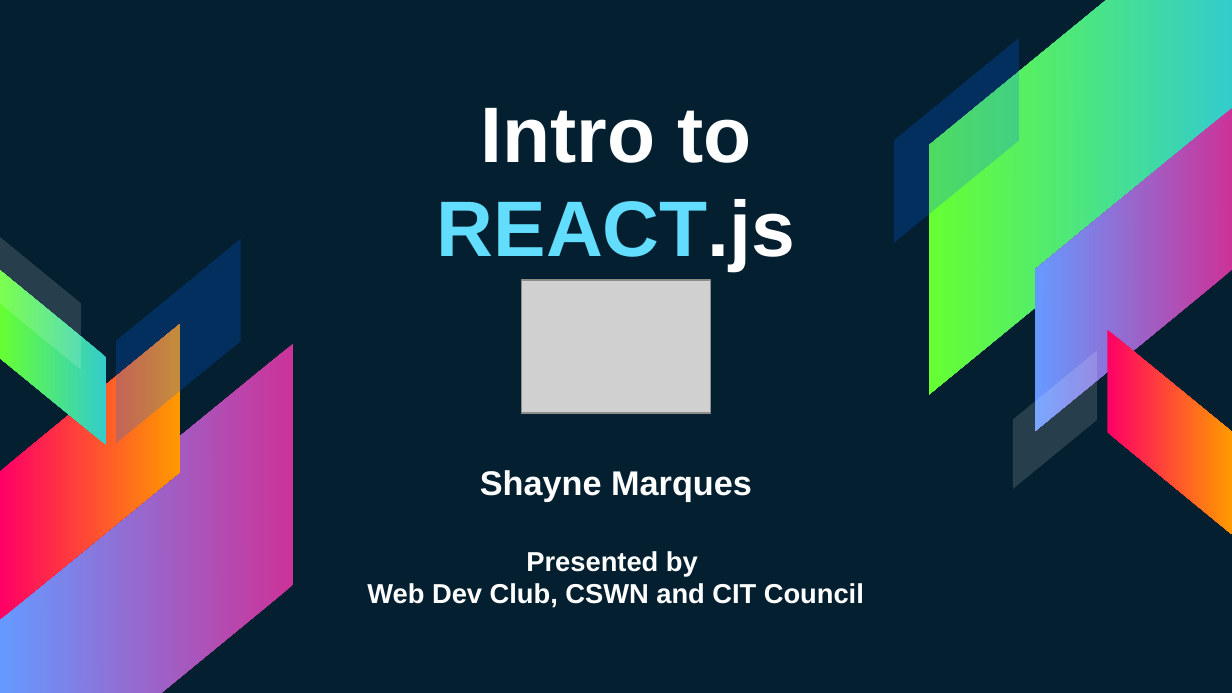
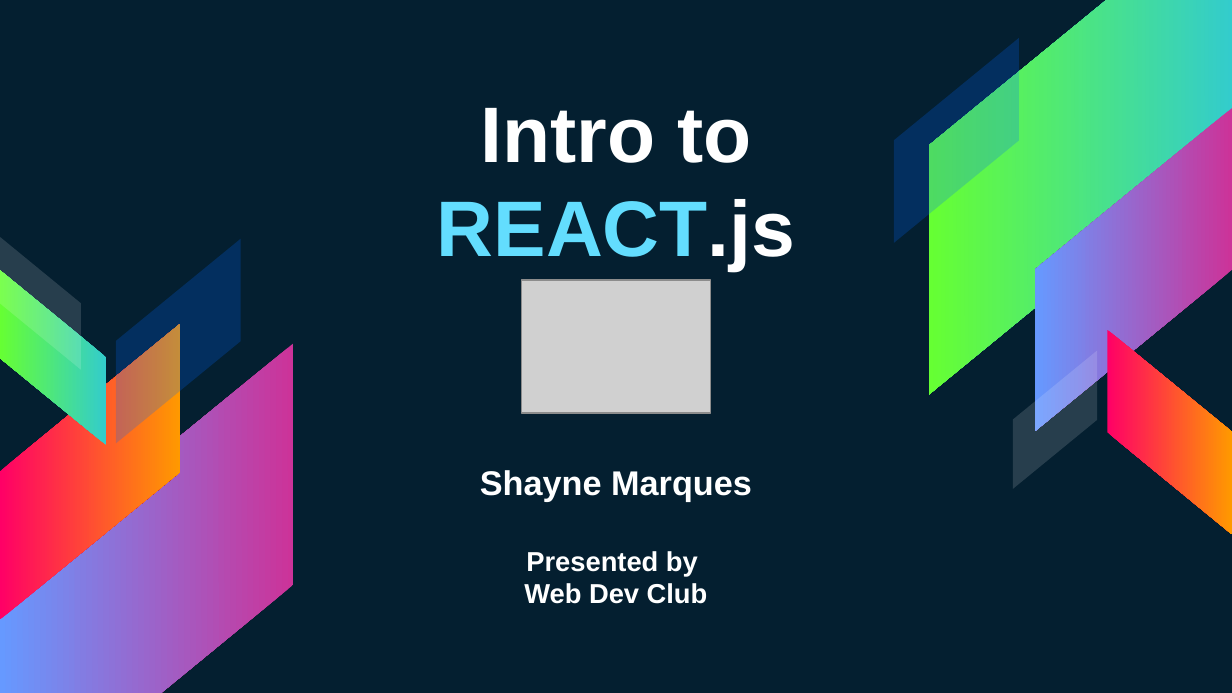
Before and after one commit to Purdue-WDC/react-workshop-to-do-list, a slide deck: slide 1 of React-Workshop.pptx. Drawn at 1232x693 pixels with LibreOffice and Linux fonts; fonts in the diff are those of the drawing; grey boxes stand for pictures. Boxes give left, top, right and bottom in pixels: in the first picture for what was removed or moved away, otherwise in the second. Text is boxed around its words. In the diff, an @@ line names an element or a change of style, - is before the commit and + after.

Commit message:
Changed powerpoint

```diff
--- a/React-Workshop.pptx
+++ b/React-Workshop.pptx
@@ title at <box>437,108,795,604</box>: text changed @@
-Intro to REACT.js
-Shayne Marques
-Presented by
-Web Dev Club, CSWN and CIT Council
+Intro to REACT.js
+Shayne Marques
+Presented by
+Web Dev Club
```
Also in this commit, not shown: 1 slide added.
